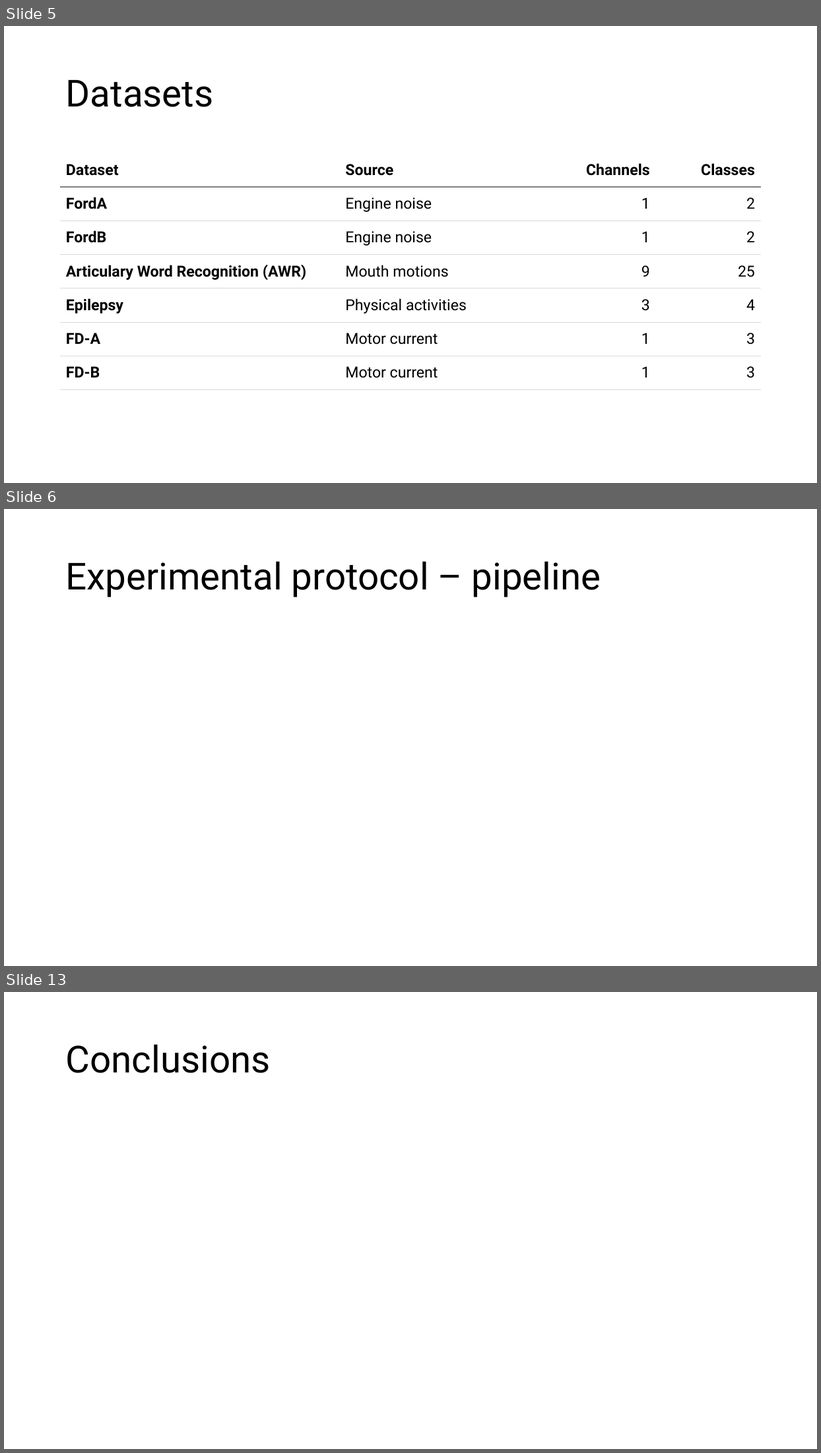
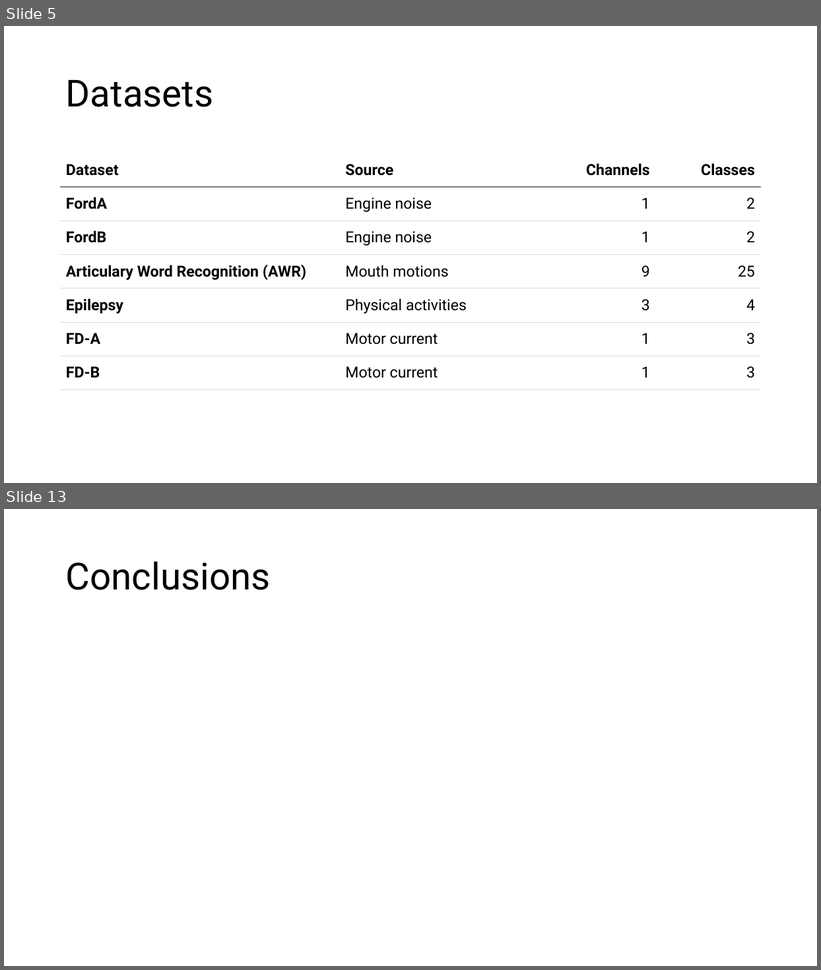
Before and after one commit to FVardi/PhD-Courses, a slide deck: Deep learning for time-series/Assignment 4/Presentation.pptx. Shown one above the other, each under a label of ours: slides 5, 6 and 13 before the commit, slides 5 and 13 after it; the slides between them are not shown. The pictures are 821x1453 and 821x970 pixels, drawn with LibreOffice and Linux fonts; fonts in the diff are those of the drawing. Boxes give left, top, right and bottom in pixels: in the first picture for what was removed or moved away, otherwise in the second. Text is boxed around its words. In the diff, an @@ line names an element or a change of style, - is before the commit and + after.

```diff
--- a/Deep learning for time-series/Assignment 4/Presentation.pptx
+++ b/Deep learning for time-series/Assignment 4/Presentation.pptx
@@ slide 6 removed at bbox=[4, 509, 817, 966], background #FFFFFF @@
@@ title removed at bbox=[66, 561, 601, 597] @@
-Experimental protocol – pipeline
```
Also in this commit, not shown: 5 slides changed, 2 slides added, 1 other slide removed.
